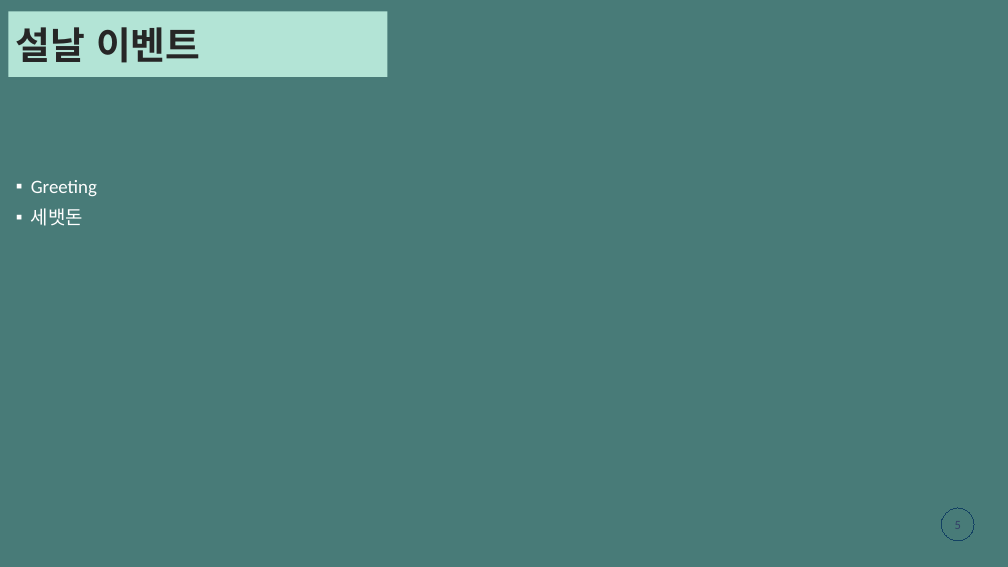
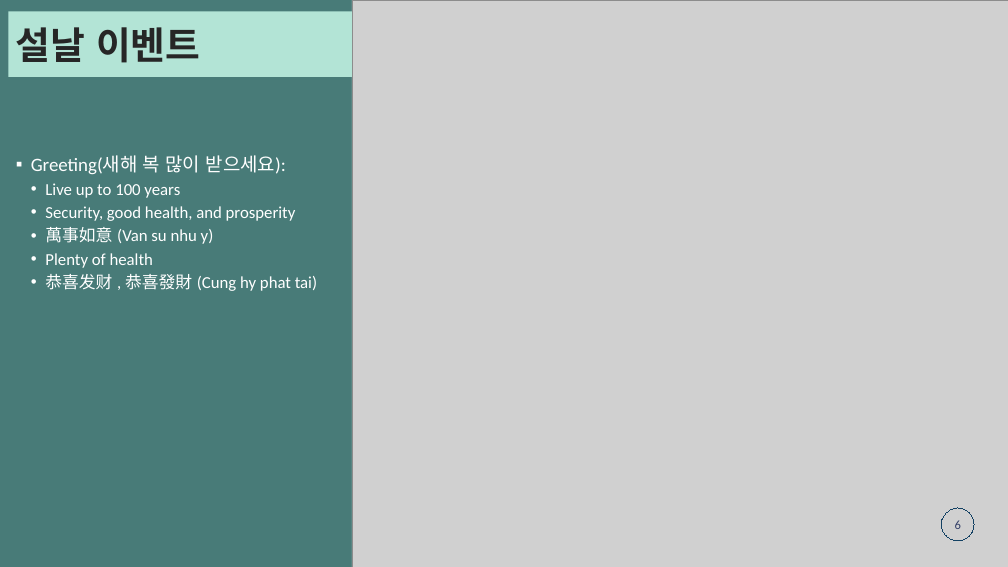
Before and after one commit to gemmanguen/Tetholidays, a slide deck: slide 6 of mducng_VN-KR.pptx (slide 5 before the commit). Drawn at 1008x567 pixels with LibreOffice and Linux fonts; fonts in the diff are those of the drawing; grey boxes stand for pictures. Boxes give left, top, right and bottom in pixels: in the first picture for what was removed or moved away, otherwise in the second. Text is boxed around its words. In the diff, an @@ line names an element or a change of style, - is before the commit and + after.

```diff
--- a/mducng_VN-KR.pptx
+++ b/mducng_VN-KR.pptx
@@ rectangle "설날 이벤트": place and size @@
-rectangle "설날 이벤트" at (8,11,387,77)
+rectangle "설날 이벤트" at (8,11,352,77)
@@ picture added at (352,0,1008,567) @@
@@ text at (31,155,317,291): text changed; size 18 to 16 pt @@
-▪ Greeting
-▪ 세뱃돈
+▪ Greeting(새해 복 많이 받으세요):
+  • Live up to 100 years
+  • Security, good health, and prosperity
+  • 萬事如意 (Van su nhu y)
+  • Plenty of health
+  • 恭喜发财 , 恭喜發財 (Cung hy phat tai)
@@ page number at (955,520,961,529): text changed @@
-5
+6
```
Also in this commit, not shown: 5 other slides changed, 1 slide added, 4 slides removed.
